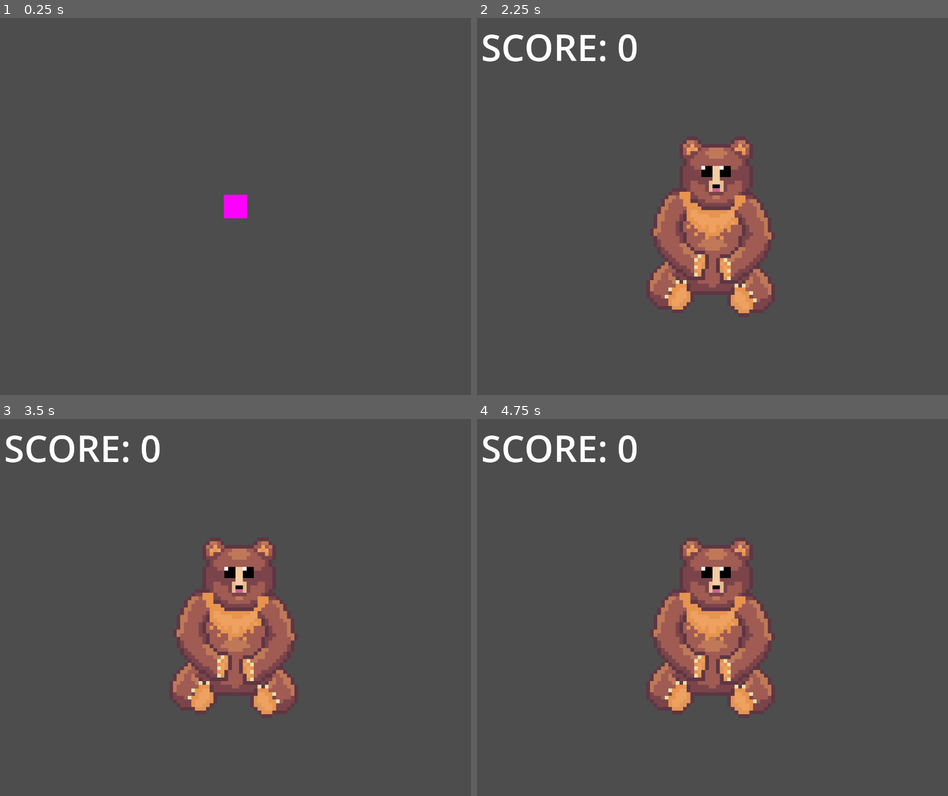
Above: before the commit, frames 1-4 (two rows, left to right).
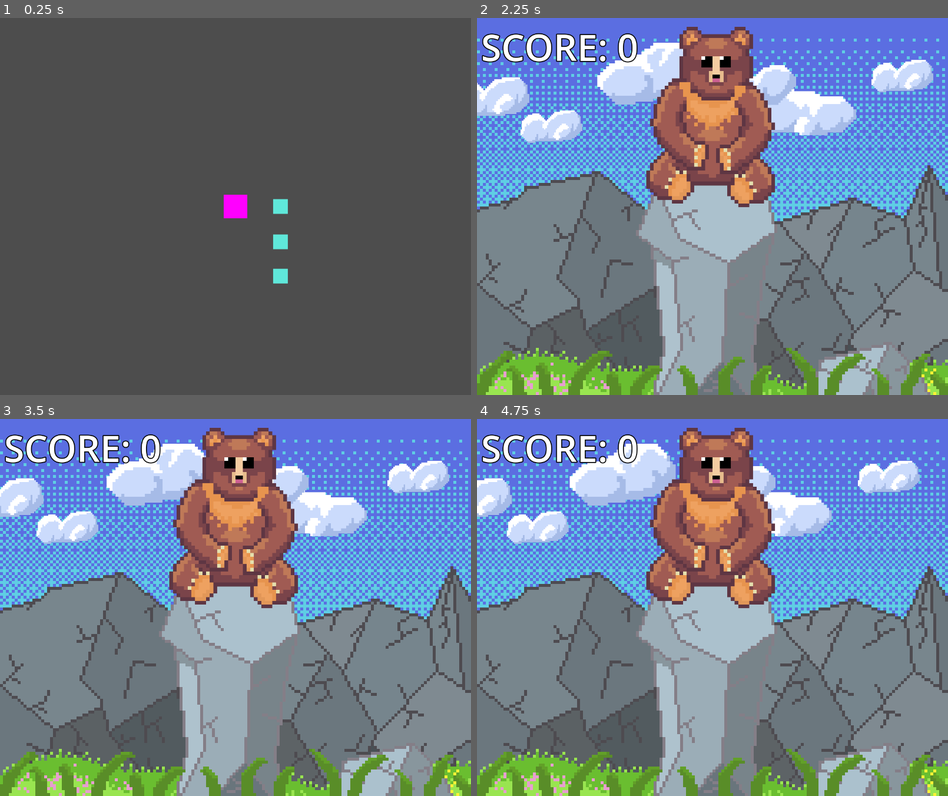
Above: after the commit, the same moments.

Repository: Sondrejk/first_day_at_the_dyrepark
Game: Godot game, scene res://Dyrepark/Scenes/Main.tscn
Two runs of this game, one before a commit and one after it. Both use one fixed random seed, a clock stepped at 60 frames per second and the inputs below.
Inputs:
- Up to frame 1 (0.25 s): no input
- Up to frame 2 (2.25 s): tap Enter at 0.5 s; hold D (right) 0.53-1.28 s; tap I at 0.6, 2.1 s; hold S (down) 1.28-2.03 s; tap O at 1.35 s; hold D (right) from 2.03 s (still down)
- Up to frame 3 (3.5 s): release D (right) at 2.78 s; hold W (up) from 2.78 s (still down); tap O at 2.85 s
- Up to frame 4 (4.75 s): release W (up) at 3.53 s; hold A (left) from 3.53 s (still down); tap I at 3.6 s; tap O at 4.35 s

The runs differ from the first frame. In frame 1, 0.4% of the frame differs, in the area x 58-62%, y 47-71%; in frame 2, 91%, in the area x 0-100%, y 0-100%; in frame 3, 91%; in frame 4, 91%.

Commit message:
Bakgrunnen til bjørnedans
Jeg la til bakgrunnen og slikt til bjørnedansen. I tilleg lagde jeg en liten "cloud" greie, så vi har skyer som beveger seg i bakgrunn

Diff:
--- a/First Day At The Dyrepark/DansMedBjørner/Scenes/DansMedBjørnen.tscn
+++ b/First Day At The Dyrepark/DansMedBjørner/Scenes/DansMedBjørnen.tscn
@@ -1,12 +1,19 @@
-[gd_scene load_steps=8 format=3 uid="uid://2vskchnd50cw"]
+[gd_scene load_steps=13 format=3 uid="uid://2vskchnd50cw"]
 
 [ext_resource type="Script" path="res://DansMedBjørner/Scripts/DansMedBjørnenManager.gd" id="1_b04rf"]
+[ext_resource type="Texture2D" uid="uid://celtyg7pnra6b" path="res://DansMedBjørner/Sprites/Backgroud/KHB_sky.png" id="2_bqxsa"]
 [ext_resource type="Script" path="res://DansMedBjørner/Scripts/DancingBear.gd" id="2_vs3ym"]
 [ext_resource type="Texture2D" uid="uid://cno2rs6tnn0rv" path="res://DansMedBjørner/Sprites/Bear_Dancing.png" id="2_xsbih"]
+[ext_resource type="PackedScene" uid="uid://cpojve8u1o8ve" path="res://General Use/Clouds/cloud.tscn" id="3_f21dk"]
+[ext_resource type="Texture2D" uid="uid://defqijlubq8cl" path="res://DansMedBjørner/Sprites/Backgroud/DMB_fjell.png" id="3_sdq8d"]
+[ext_resource type="Texture2D" uid="uid://crnpgboek7b5e" path="res://DansMedBjørner/Sprites/Backgroud/DMB_Main_Stone.png" id="4_o5dcm"]
 [ext_resource type="Script" path="res://DansMedBjørner/Scripts/DancingPlayer.gd" id="4_qii0i"]
+[ext_resource type="Texture2D" uid="uid://dqlxn4vjhwcn" path="res://DansMedBjørner/Sprites/Backgroud/DMB_Foreground_Grass.png" id="8_jy0jx"]
 
 [sub_resource type="LabelSettings" id="LabelSettings_lanfp"]
 font_size = 100
+outline_size = 10
+outline_color = Color(0, 0, 0, 1)
 
 [sub_resource type="LabelSettings" id="LabelSettings_8ykrf"]
 line_spacing = 0.0
@@ -20,7 +27,42 @@
 script = ExtResource("1_b04rf")
 dyrehage_scene = "res://Dyrepark/Scenes/Main.tscn"
 
+[node name="Background" type="Node2D" parent="."]
+
+[node name="KhbSky" type="Sprite2D" parent="Background"]
+scale = Vector2(8, 8)
+texture = ExtResource("2_bqxsa")
+
+[node name="Starter_Clouds" type="Node2D" parent="Background"]
+
+[node name="Cloud" parent="Background/Starter_Clouds" instance=ExtResource("3_f21dk")]
+position = Vector2(522, -362)
+
+[node name="Cloud2" parent="Background/Starter_Clouds" instance=ExtResource("3_f21dk")]
+position = Vector2(253, -250)
+
+[node name="Cloud3" parent="Background/Starter_Clouds" instance=ExtResource("3_f21dk")]
+position = Vector2(134, -318)
+
+[node name="Cloud4" parent="Background/Starter_Clouds" instance=ExtResource("3_f21dk")]
+position = Vector2(-173, -341)
+
+[node name="Cloud5" parent="Background/Starter_Clouds" instance=ExtResource("3_f21dk")]
+position = Vector2(-432, -225)
+
+[node name="Cloud6" parent="Background/Starter_Clouds" instance=ExtResource("3_f21dk")]
+position = Vector2(-596, -306)
+
+[node name="DmbFjell" type="Sprite2D" parent="Background"]
+scale = Vector2(8, 8)
+texture = ExtResource("3_sdq8d")
+
+[node name="DmbMainStone" type="Sprite2D" parent="."]
+scale = Vector2(8, 8)
+texture = ExtResource("4_o5dcm")
+
 [node name="DancingBear" type="Sprite2D" parent="."]
+position = Vector2(0, -298)
 scale = Vector2(10, 10)
 texture = ExtResource("2_xsbih")
 hframes = 5
@@ -77,5 +119,9 @@
 layout_mode = 2
 text = "Til Hovedmenyen"
 
+[node name="DmbForegroundGrass" type="Sprite2D" parent="."]
+scale = Vector2(8, 8)
+texture = ExtResource("8_jy0jx")
+
 [connection signal="button_down" from="GameOverScreen/RestartGame" to="." method="_on_restart_game_button_down"]
 [connection signal="button_down" from="GameOverScreen/QuitToDyrehage" to="." method="_on_quit_to_dyrehage_button_down"]
--- a/First Day At The Dyrepark/Dyrepark/Scenes/Main.tscn
+++ b/First Day At The Dyrepark/Dyrepark/Scenes/Main.tscn
@@ -13,9 +13,30 @@
 position = Vector2(122, 0)
 minigame_scene = "res://KlappHunden/Scenes/KlappHunden.tscn"
 
+[node name="ColorRect" type="ColorRect" parent="KlappHundenTrigger"]
+offset_left = -20.0
+offset_top = -20.0
+offset_right = 20.0
+offset_bottom = 20.0
+color = Color(0.372549, 0.909804, 0.854902, 1)
+
 [node name="DansMedBjørnenTrigger" parent="." instance=ExtResource("2_62uxn")]
 position = Vector2(122, 96)
+
+[node name="ColorRect2" type="ColorRect" parent="DansMedBjørnenTrigger"]
+offset_left = -20.0
+offset_top = -20.0
+offset_right = 20.0
+offset_bottom = 20.0
+color = Color(0.372549, 0.909804, 0.854902, 1)
 
 [node name="ReddRudolfTrigger" parent="." instance=ExtResource("2_62uxn")]
 position = Vector2(122, 188)
 minigame_scene = "res://ReddRudolf/ReddRudolf.tscn"
+
+[node name="ColorRect3" type="ColorRect" parent="ReddRudolfTrigger"]
+offset_left = -20.0
+offset_top = -19.0
+offset_right = 20.0
+offset_bottom = 21.0
+color = Color(0.372549, 0.909804, 0.854902, 1)
--- /dev/null
+++ b/First Day At The Dyrepark/General Use/Clouds/Cloud.gd
@@ -0,0 +1,52 @@
+extends Node2D
+
+
+@export var scale_range = Vector2(4, 8) # The clouds scale will vary between x and y
+@export var speed = 0.5					# Base speed for the cloud
+@export var speed_to_scale = 1.2 		# Bigger clouds will move faster
+@export_enum("RIGHT", "LEFT") var direction = "LEFT"
+@export var start_pos = 800
+@export var height = Vector2(-430, -250)
+
+var c_sprite
+var rng = RandomNumberGenerator.new()
+var size_in_percent # How big is the cloud in scale of scale_range.x to scale_range.y
+
+func renew():
+	rng.randomize()
+	c_sprite.frame = rng.randi_range(0, c_sprite.hframes-1)
+	var tmp = rng.randi_range(scale_range.x, scale_range.y)
+	c_sprite.scale = Vector2(tmp, tmp)
+	size_in_percent = float(tmp) / float(scale_range.y)
+
+	if get_direction() == 1:
+		global_position = Vector2(-start_pos, rng.randi_range(height.x, height.y))
+	elif get_direction() == -1:
+		global_position = Vector2(start_pos, rng.randi_range(height.x, height.y))
+
+
+func _ready():
+	c_sprite = get_node("CloudsSpritesheet")
+	rng.randomize()
+	c_sprite.frame = rng.randi_range(0, c_sprite.hframes-1)
+	var tmp = rng.randi_range(scale_range.x, scale_range.y)
+	c_sprite.scale = Vector2(tmp, tmp)
+	size_in_percent = float(tmp) / float(scale_range.y)
+
+
+
+func get_direction():
+	if direction == "LEFT":
+		return(-1)
+	return(1)
+
+func _process(delta):
+	position.x += speed * delta * 60 * get_direction() * size_in_percent
+	if get_direction() == 1:
+		if global_position.x > start_pos:
+			renew()#get_parent().remove_child(self)
+	elif get_direction() == -1:
+		if global_position.x < -start_pos:
+			renew()#get_parent().remove_child(self)
+
+	pass
--- /dev/null
+++ b/First Day At The Dyrepark/General Use/Clouds/cloud.tscn
@@ -0,0 +1,12 @@
+[gd_scene load_steps=3 format=3 uid="uid://cpojve8u1o8ve"]
+
+[ext_resource type="Texture2D" uid="uid://bhuqsbcimlnfw" path="res://General Use/Clouds/Clouds_Spritesheet.png" id="1_2t7x7"]
+[ext_resource type="Script" path="res://General Use/Clouds/Cloud.gd" id="1_dnck0"]
+
+[node name="Cloud" type="Node2D"]
+script = ExtResource("1_dnck0")
+
+[node name="CloudsSpritesheet" type="Sprite2D" parent="."]
+scale = Vector2(4, 4)
+texture = ExtResource("1_2t7x7")
+hframes = 6
Binary file added: First Day At The Dyrepark/DansMedBjørner/Sprites/Backgroud/DMB_Foreground_Grass.png
Not shown, added: First Day At The Dyrepark/DansMedBjørner/Sprites/Backgroud/DMB_Foreground_Grass.png.import
Binary file added: First Day At The Dyrepark/DansMedBjørner/Sprites/Backgroud/DMB_Main_Stone.png
Not shown, added: First Day At The Dyrepark/DansMedBjørner/Sprites/Backgroud/DMB_Main_Stone.png.import
Binary file added: First Day At The Dyrepark/DansMedBjørner/Sprites/Backgroud/DMB_fjell.png
Not shown, added: First Day At The Dyrepark/DansMedBjørner/Sprites/Backgroud/DMB_fjell.png.import
Binary file added: First Day At The Dyrepark/DansMedBjørner/Sprites/Backgroud/KHB_sky.png
Not shown, added: First Day At The Dyrepark/DansMedBjørner/Sprites/Backgroud/KHB_sky.png.import
Binary file added: First Day At The Dyrepark/General Use/Clouds/Clouds_Spritesheet.png
Not shown, added: First Day At The Dyrepark/General Use/Clouds/Clouds_Spritesheet.png.import
